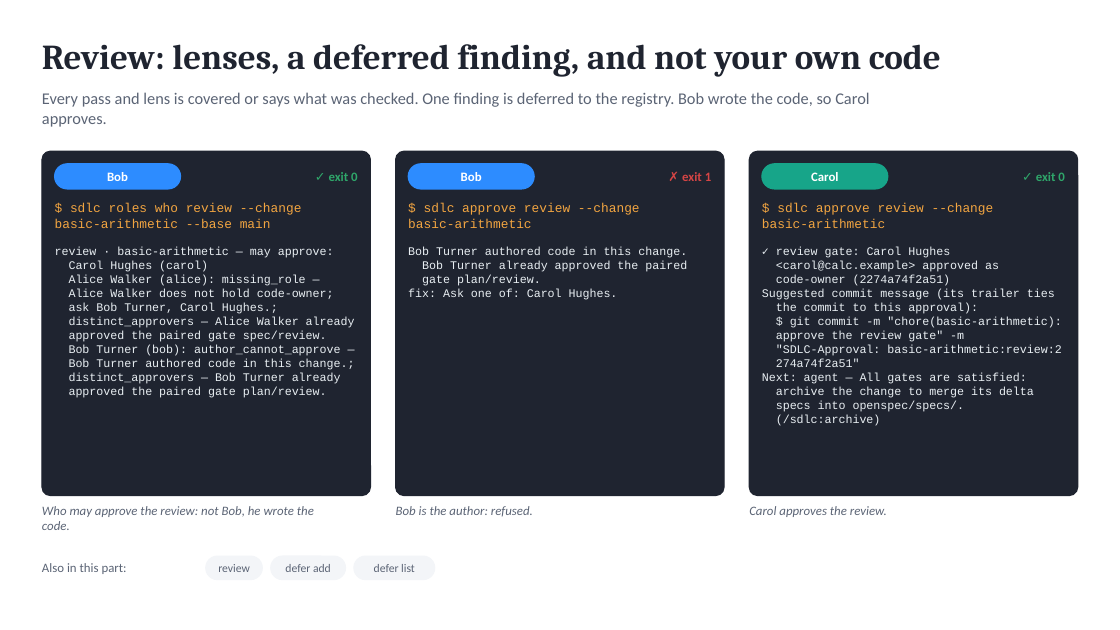
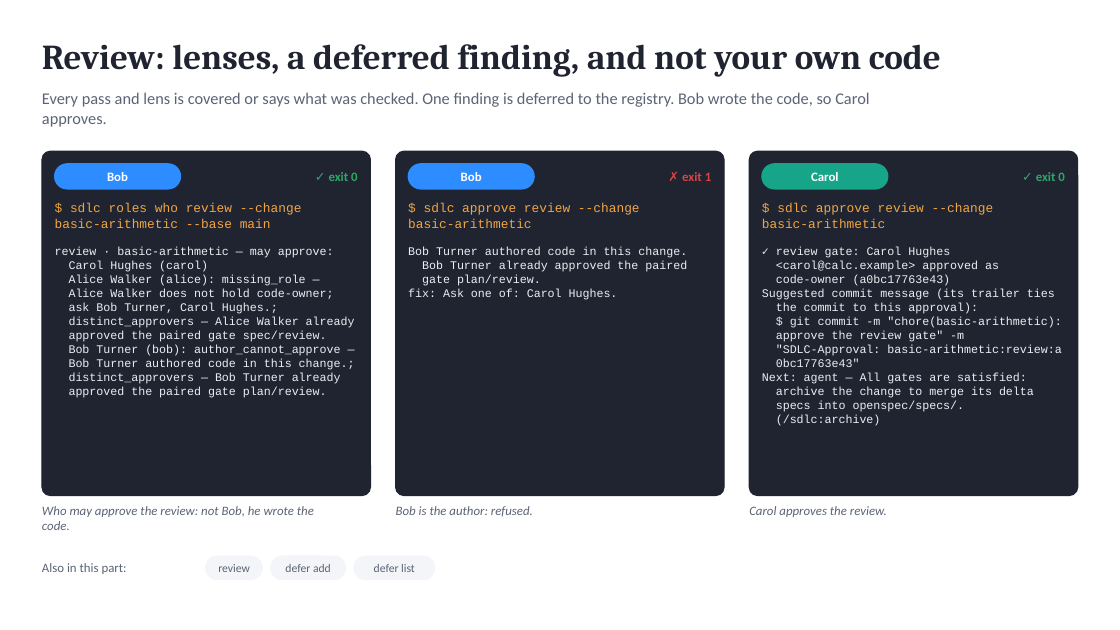
Before and after one commit to marin-ai-tech/sdlc, a slide deck: slide 12 of docs/demo/sdlc-calculator-demo.en.pptx. Drawn at 1120x630 pixels with LibreOffice and Linux fonts; fonts in the diff are those of the drawing. Boxes give left, top, right and bottom in pixels: in the first picture for what was removed or moved away, otherwise in the second. Text is boxed around its words. In the diff, an @@ line names an element or a change of style, - is before the commit and + after.

```diff
--- a/docs/demo/sdlc-calculator-demo.en.pptx
+++ b/docs/demo/sdlc-calculator-demo.en.pptx
@@ text at box(776, 275, 951, 286): text changed @@
-code-owner (2274a74f2a51)
+code-owner (a0bc17763e43)
@@ text at box(776, 345, 1061, 367): text changed @@
-"SDLC-Approval: basic-arithmetic:review:2
-274a74f2a51"
+"SDLC-Approval: basic-arithmetic:review:a
+0bc17763e43"
```
Also in this commit, not shown: 4 other slides changed, 44 other files.
